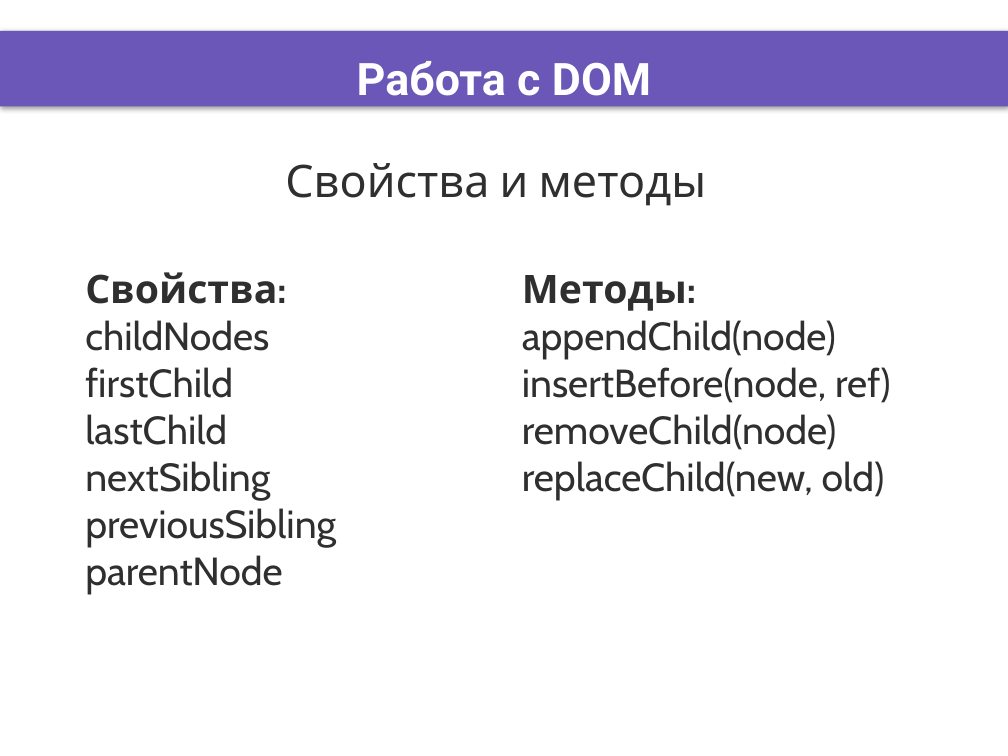
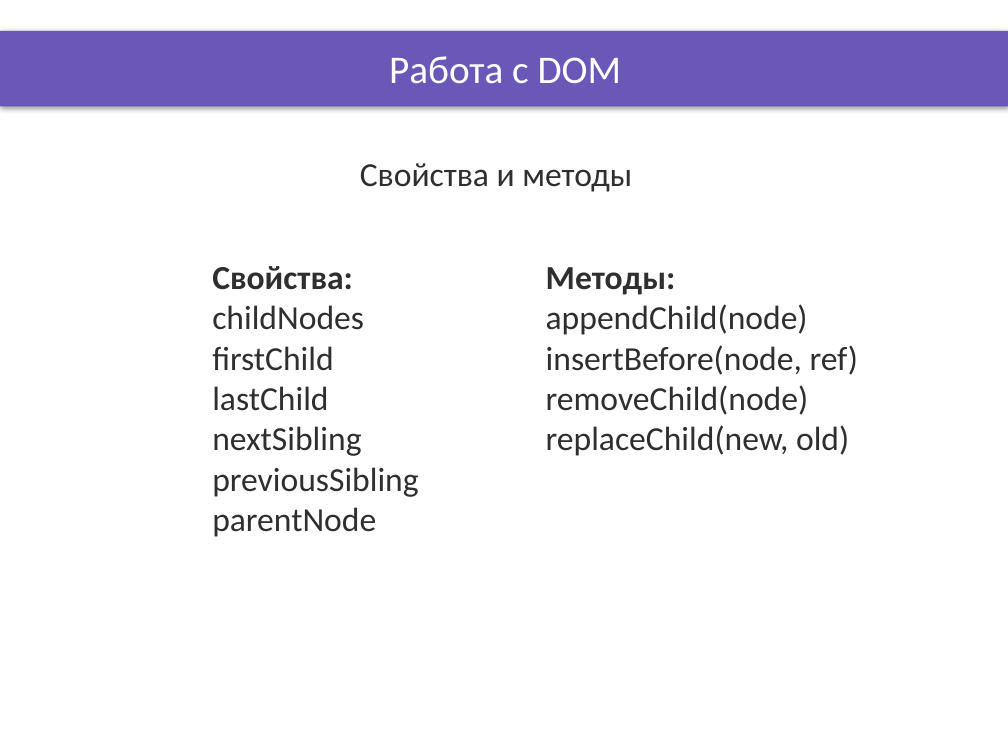
Before and after one commit to DinamickaDevelopment/Ignite-1, a slide deck: slide 7 of 001_JavaScript/006_lesson/Presentation/Document_page_objects.pptx. Drawn at 1008x756 pixels with LibreOffice and Linux fonts; fonts in the diff are those of the drawing; background and template pictures are left out. Boxes give left, top, right and bottom in pixels: in the first picture for what was removed or moved away, otherwise in the second. Text is boxed around its words. In the diff, an @@ line names an element or a change of style, - is before the commit and + after.

```diff
--- a/001_JavaScript/006_lesson/Presentation/Document_page_objects.pptx
+++ b/001_JavaScript/006_lesson/Presentation/Document_page_objects.pptx
@@ title "Работа с DOM": place and size @@
-title "Работа с DOM" at [357, 61, 651, 96]
+title "Работа с DOM" at [389, 56, 621, 84]
@@ title "Работа с DOM" at [389, 56, 621, 84]: size 32 to 28 pt, font Roboto to Calibri, bold off @@
@@ text "Свойства и методы" at [360, 163, 632, 192]: size 32 to 24 pt, font Cabin to Calibri @@
@@ text "Свойства:" at [212, 266, 418, 537]: size 28 to 24 pt, font Cabin to Calibri @@
@@ text "Свойства:": place and size @@
-text "Свойства:" at [85, 272, 336, 595]
+text "Свойства:" at [212, 266, 418, 537]
@@ text "Методы:": place and size @@
-text "Методы:" at [522, 275, 890, 501]
+text "Методы:" at [546, 267, 859, 456]
@@ text "Методы:" at [546, 267, 859, 456]: size 28 to 24 pt, font Cabin to Calibri @@
```
Also in this commit, not shown: 6 other slides changed, 9 other files.
